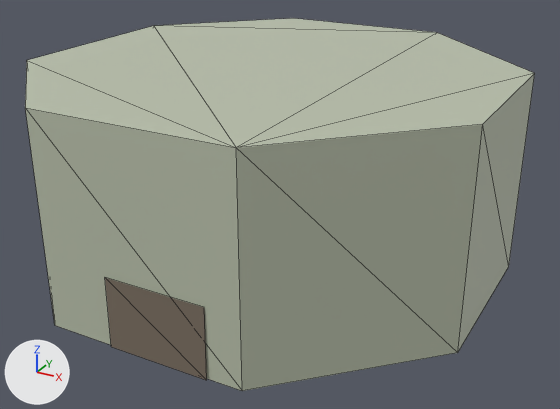
What one commit did to the glTF model docs/univers/archipeo/batiments/modeles/5e-batiment-hutte-de-kroa/loin-etape-1.glb.
The view is the same before and after, from a 50 mm camera at (0.63, -1.117, 0.66) aimed at (0.024, -0.015, 0.109). The axes (+X, +Y, +Z) are drawn at lower left. The lights are the same throughout. The picture after the commit comes second. Mesh edges are drawn as thin lines. Vertices at exactly the same position are counted once.

The scene before the commit, as lines of its bpy script (objects in view):
```python
me_loin = bpy.data.meshes.new('loin')
me_loin.from_pydata(...)  # 20 vertices, 24 faces; spans x -0.385..0.396, y -0.382..0.4, z 0.0..0.351
me_loin.materials.append(mat_defaultmaterial)
# before: 2 (0.396, 0.157, 0.351) at pixel (534, 73), 3 (0.396, -0.148, 0.351) at pixel (482, 124), 5 (0.154, 0.4, 0.351) at pixel (437, 32), 7 (-0.171, 0.4, 0.351) at pixel (293, 18), 9 (-0.385, 0.186, 0.351) at pixel (153, 25)
# before: 11 (-0.385, -0.17, 0.351) at pixel (26, 60), 13 (-0.177, -0.379, 0.351) at pixel (25, 107), 15 (0.165, -0.379, 0.351) at pixel (236, 147)
ob_loin = bpy.data.objects.new('loin', me_loin)
ob_loin.location = (0.0, 0.0, 0.0)
```
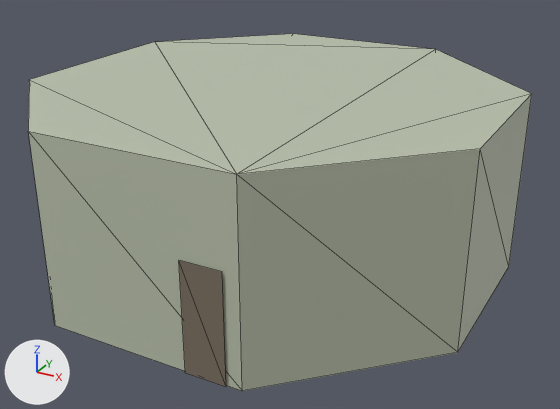
Boxes [x1, y1, x2, y2] around the edits, measured in the pictures (560 x 409 px; the box of a moved part takes in the faces that stretch with it):
'loin', reshaped: before [25, 18, 535, 391]; after [28, 34, 532, 391]
part 1 of me_loin, moved or reshaped: before [25, 18, 535, 387]; after [28, 34, 532, 387]
part 2 of me_loin, moved or reshaped: before [105, 278, 207, 380]; after [179, 260, 226, 387]

The change, as a list of edits to the scene's bpy script:
```text
Change me_loin:
    used by ob_loin; location = (0.0, 0.0, 0.0)
    remove me_loin.from_pydata(...)  # 20 vertices, 24 faces; spans x -0.385..0.396, y -0.382..0.4, z 0.0..0.351
    add me_loin.from_pydata(...)  # 20 vertices, 24 faces; spans x -0.385..0.396, y -0.382..0.4, z 0.0..0.318
    me_loin part 1
    add for i in [2, 3, 5, 7, 9, 11, 13, 15]: me_loin.vertices[i].co += Vector((0.0, 0.0, -0.034))
    me_loin part 2
    me_loin.vertices[16].co: (-0.061, -0.382, 0.0) -> (0.073, -0.382, 0.0)  # pixel (111, 346) -> pixel (185, 372)
    me_loin.vertices[17].co: (0.109, -0.382, 0.0) -> (0.141, -0.382, 0.0)  # pixel (206, 380) -> pixel (226, 386)
    me_loin.vertices[18].co: (0.109, -0.38, 0.117) -> (0.141, -0.382, 0.18)  # pixel (204, 307) -> pixel (222, 271)
    me_loin.vertices[19].co: (-0.061, -0.38, 0.117) -> (0.073, -0.382, 0.18)  # pixel (104, 277) -> pixel (178, 260)
```
